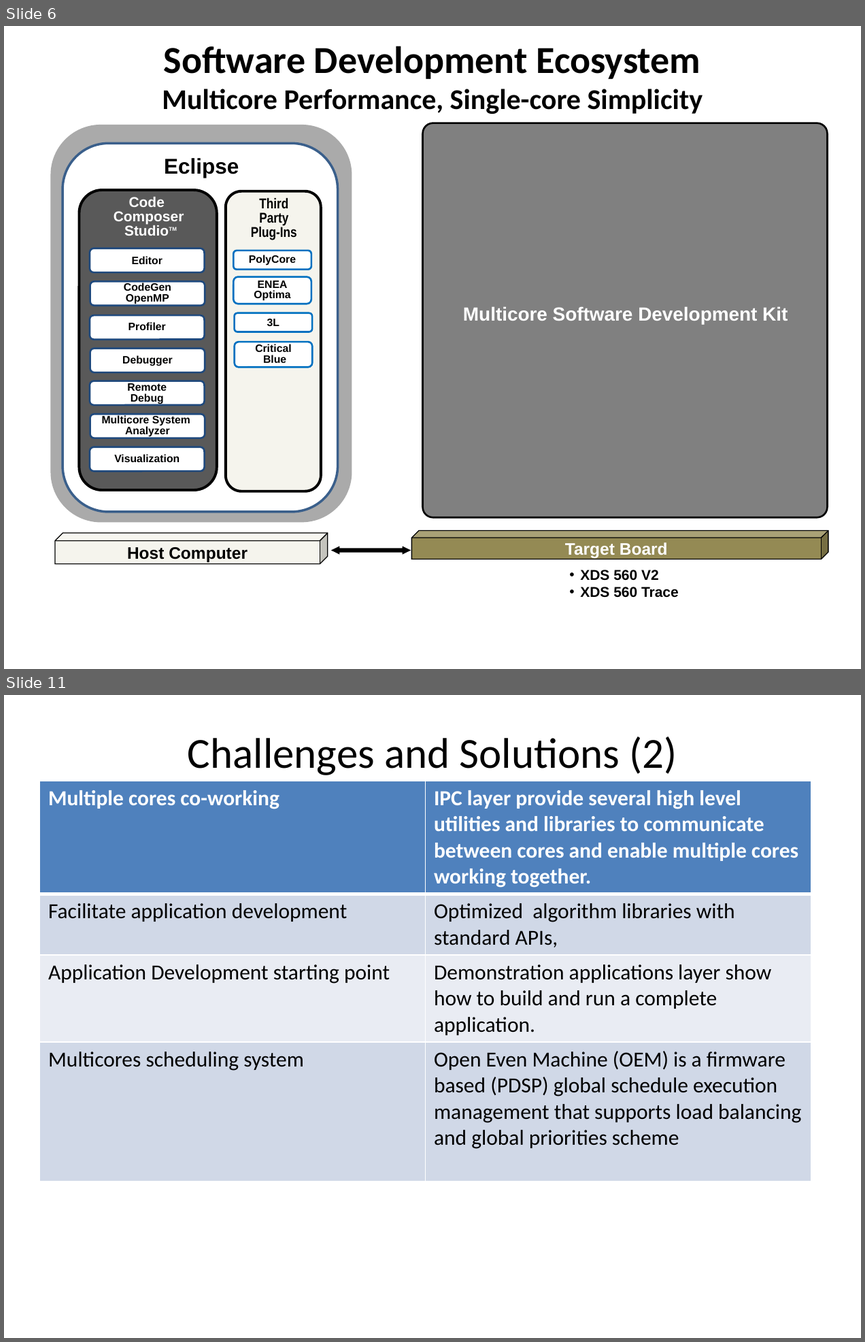
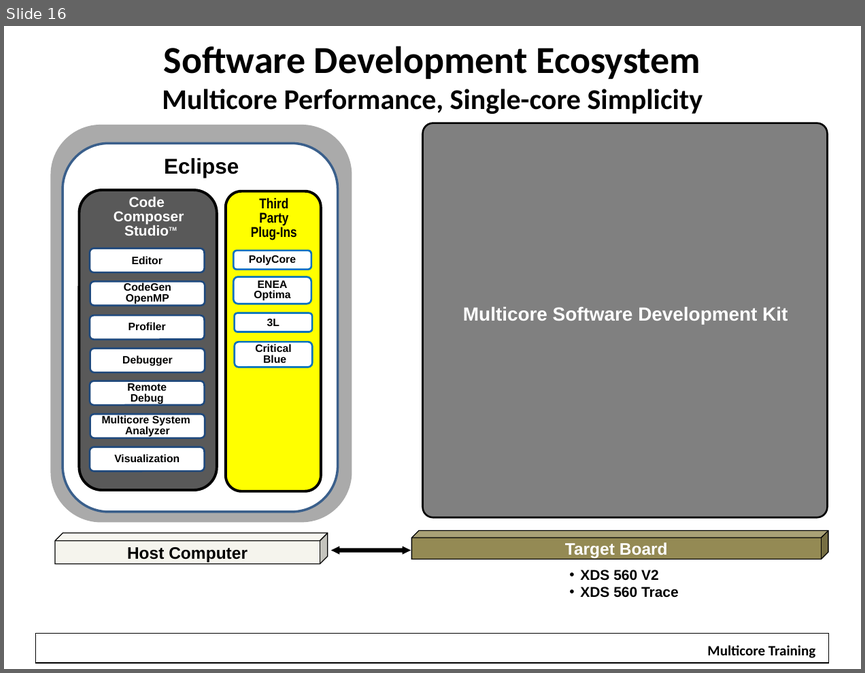
Before and after one commit to hari1989/keystone-workshop, a slide deck: preliminary/Introduction to KeyStone Software ECO.pptx. Shown one above the other, each under a label of ours: slides 6 and 11 before the commit, slide 16 after it; the slides between them are not shown. The pictures are 865x1342 and 865x673 pixels, drawn with LibreOffice and Linux fonts; fonts in the diff are those of the drawing; background and template pictures are left out. Boxes give left, top, right and bottom in pixels: in the first picture for what was removed or moved away, otherwise in the second. Text is boxed around its words. In the diff, an @@ line names an element or a change of style, - is before the commit and + after.

```diff
--- a/preliminary/Introduction to KeyStone Software ECO.pptx
+++ b/preliminary/Introduction to KeyStone Software ECO.pptx
@@ slide 11 removed at box(4, 695, 861, 1338), background #FFFFFF @@
@@ title removed at box(188, 736, 677, 775) @@
-Challenges and Solutions (2)
@@ table removed at box(40, 781, 811, 1175), 4 rows, 2 columns @@
-Multiple cores co-working | IPC layer provide several high level utilities and libraries to communicate between cores and enable multiple cores working together.
-Facilitate application development | Optimized algorithm libraries with standard APIs,
-Application Development starting point | Demonstration applications layer show how to build and run a complete application.
-Multicores scheduling system | Open Even Machine (OEM) is a firmware based (PDSP) global schedule execution management that supports load balancing and global priorities scheme
@@ what was slide 6 is now slide 16 @@
@@ slide 16 changed as well @@
@@ rounded rectangle at box(226, 191, 321, 491): fill #F5F4ED to #FFFF00 @@
@@ rectangle added at box(36, 633, 829, 662), outline #000000 0.75 pt @@
@@ rectangle added at box(698, 637, 825, 659), fill #FFFFFF, 12 pt, text #000000, bold @@
+Multicore Training
```
Also in this commit, not shown: 12 other slides changed, 6 slides added, 3 other slides removed.
